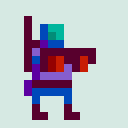
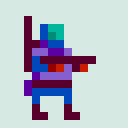
Before/after of a 128 x 128 layered artwork. What changed in the layer stack:
hid "forward copy 16" over [32, 48, 96, 72]
showed "forward copy 5" over [32, 48, 96, 72]
